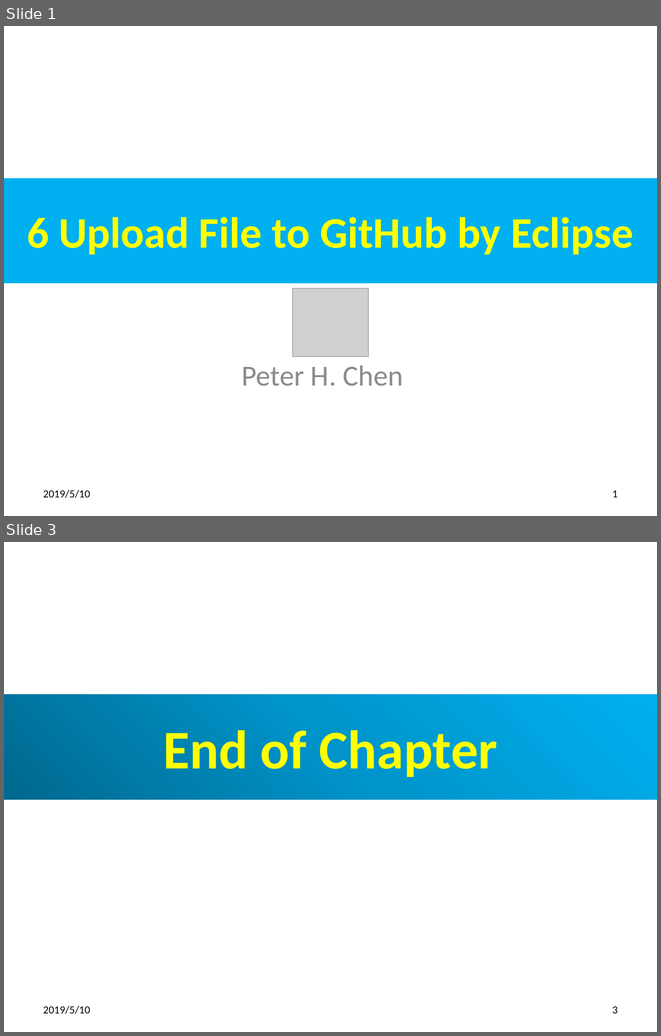
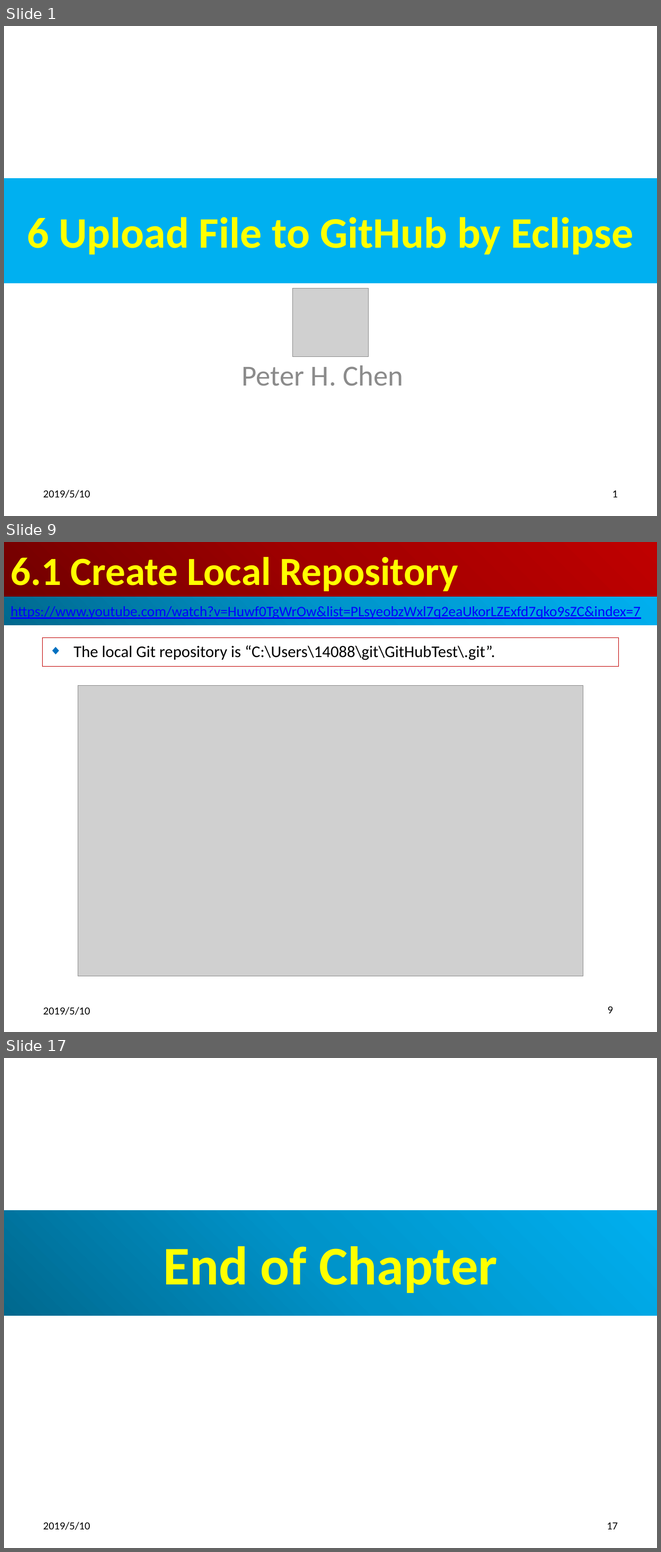
Before and after one commit to peterhchen/100-GitHub, a slide deck: ch06_EclipseGitHub.pptx. Shown one above the other, each under a label of ours: slides 1 and 3 before the commit, slides 1, 9 and 17 after it; the slides between them are not shown. The pictures are 661x1036 and 661x1552 pixels, drawn with LibreOffice and Linux fonts; fonts in the diff are those of the drawing; grey boxes stand for pictures. Boxes give left, top, right and bottom in pixels: in the first picture for what was removed or moved away, otherwise in the second. Text is boxed around its words. In the diff, an @@ line names an element or a change of style, - is before the commit and + after.

```diff
--- a/ch06_EclipseGitHub.pptx
+++ b/ch06_EclipseGitHub.pptx
@@ slide 9 added at (4, 542, 657, 1032), background #FFFFFF @@
@@ title added at (4, 542, 657, 597), fill gradient #720000 to #A20000 to #C00000, 44 pt, text #FFFF00, bold @@
+6.1 Create Local Repository
@@ rectangle added at (4, 597, 657, 626), fill gradient #00688E to #0094CA to #00B0F0, 16 pt, text #0000FF, underline @@
+https://www.youtube.com/watch?v=Huwf0TgWrOw&list=PLsyeobzWxl7q2eaUkorLZExfd7qko9sZC&index=7
@@ subtitle added at (43, 638, 618, 667), outline #C00000 0.75 pt, 18 pt, text #000000 @@
+◆ The local Git repository is “C:\Users\14088\git\GitHubTest\.git”.
@@ picture added at (78, 685, 583, 976) @@
@@ text added at (43, 1006, 90, 1015), 12 pt, text #000000 @@
+2019/5/10
@@ page number added at (608, 1006, 613, 1013), 12 pt, text #000000 @@
+9
@@ what was slide 3 is now slide 17 @@
@@ page number at (607, 1522, 618, 1529): text changed @@
-3
+17
```
Also in this commit, not shown: 1 slide changed, 13 other slides added.
